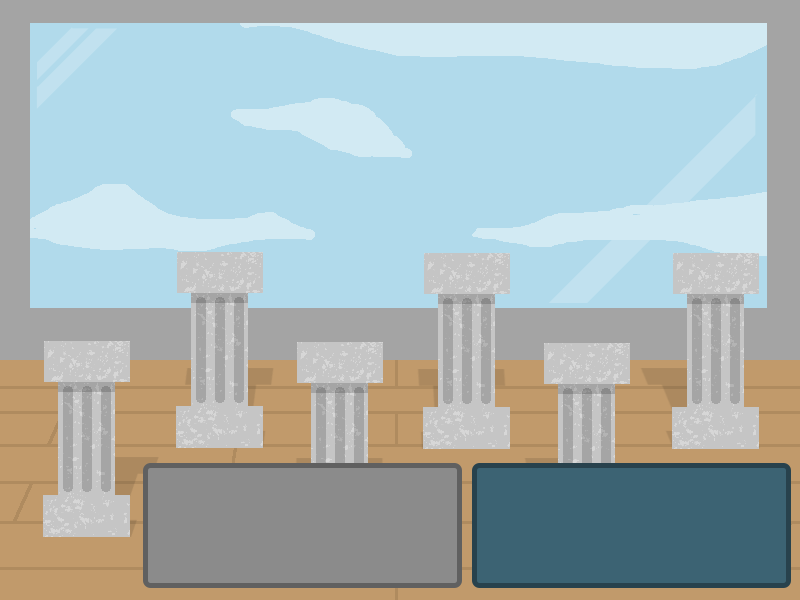
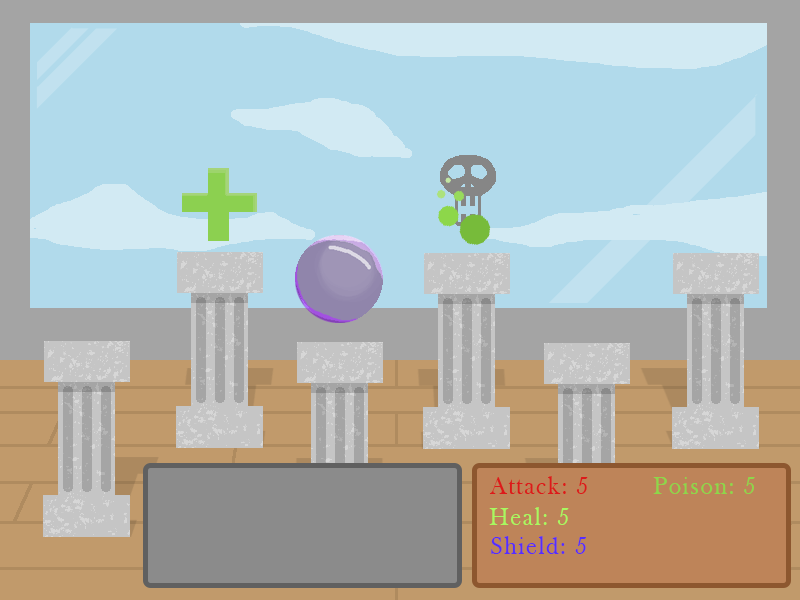
Two versions of the same layered image (800 × 600). Layer-by-layer changes:
added layer "Poison: 5" above "Shield: 5" over [653, 477, 755, 494]
added layer "Shield: 5" above "Attack: 5" over [491, 536, 586, 554]
added layer "Attack: 5" above "Heal: 5" over [489, 476, 588, 494]
added layer "Heal: 5" above "Rectangle 1" over [489, 507, 569, 525]
painted on "Rectangle 1" (1st of 2) over [472, 463, 791, 588]
showed "HEAL" over [182, 168, 257, 241]
showed "SHIELD" over [295, 235, 383, 323]
showed "Shield back" over [295, 235, 383, 323]
showed group "POISON" (2 layers) over [436, 155, 496, 245]
